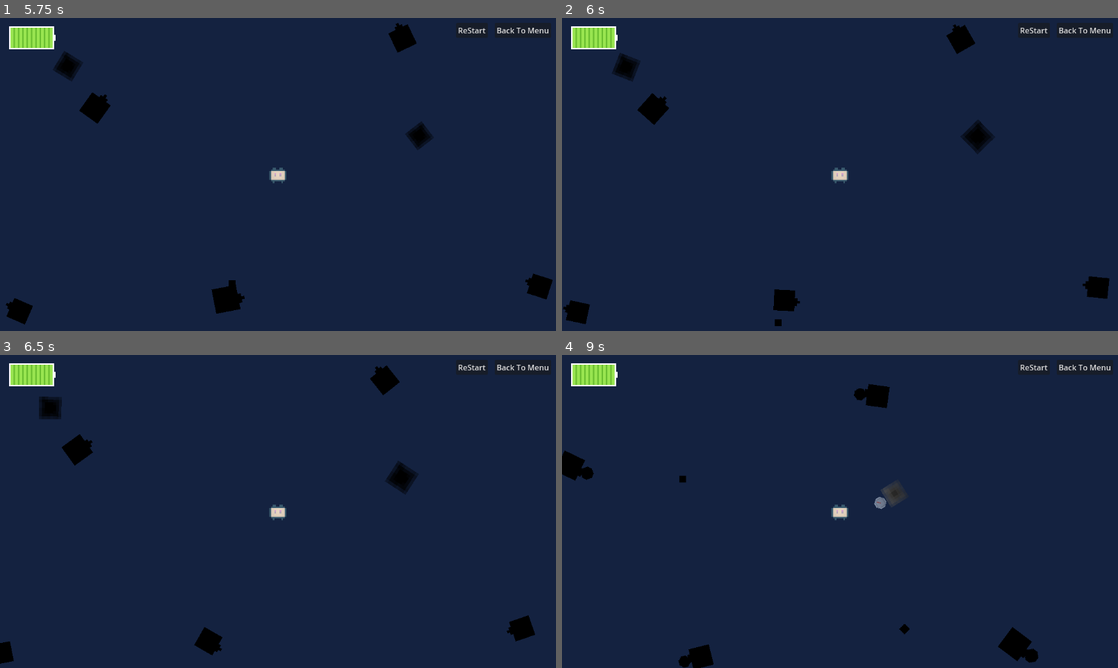
Above: before the commit, frames 1-4 (two rows, left to right).
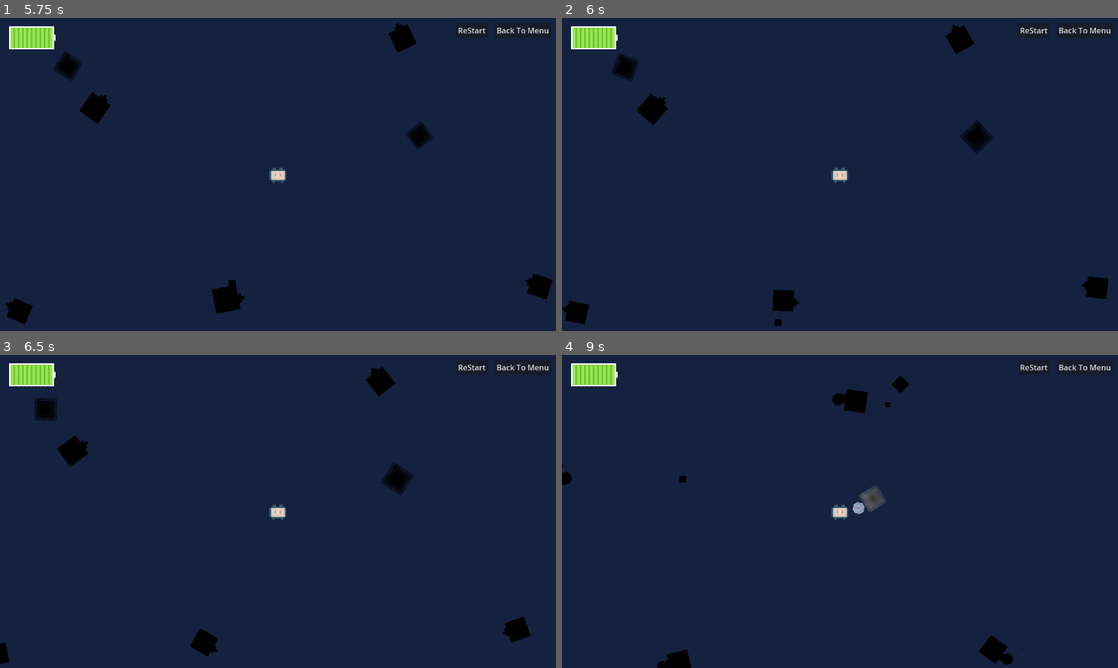
Above: after the commit, the same moments.

Repository: icysamon/LightYearsTraveler
Game: Godot game, scene res://scene/main/menu.tscn
Two runs of this game, one before a commit and one after it. Both use one fixed random seed, a clock stepped at 60 frames per second and the inputs below.
Inputs (mouse positions are in pixels of both pictures, inside the frame that each line leads up to):
- Up to frame 1 (5.75 s): click "Start" at 0.5 s; click "ReStart" at 1.25 s; click "ReStart" at 2 s; click "ReStart" at 2.75 s; click "Back To Menu" at 3.5 s; click "Start" at 4.25 s; move the mouse to (227, 299) at 5.02 s; hold Right mouse button (attack) from 5.03 s (still down)
- Up to frame 2 (6 s): move the mouse to (979, 136) at 5.77 s; release Right mouse button (attack) at 5.78 s; click (979, 136) at 5.85 s
- Up to frame 3 (6.5 s): no input
- Up to frame 4 (9 s): move the mouse to (945, 380) at 6.52 s; hold Up (zoom in) 6.53-7.28 s; move the mouse to (812, 574) at 7.27 s; tap Down (zoom out) at 7.35 s; move the mouse to (595, 461) at 8.02 s; hold Right mouse button (attack) 8.03-8.78 s; move the mouse to (1023, 646) at 8.77 s; click (1023, 646) at 8.85 s

Frame 1 is identical in both runs. In frame 2, 0.2% of the frame differs, in the area x 0-99%, y 2-98%; in frame 3, 1.0%; in frame 4, 2.7%, in the area x 0-86%, y 6-100%.

Commit message:
design: game balance

Diff:
--- a/scene/child/bullet.tscn
+++ b/scene/child/bullet.tscn
@@ -9,6 +9,7 @@
 
 [node name="Bullet" type="Sprite2D"]
 texture_filter = 1
+scale = Vector2(0.5, 0.5)
 texture = ExtResource("1_qaj71")
 script = ExtResource("2_bnvxm")
 
--- a/scene/child/enemy.tscn
+++ b/scene/child/enemy.tscn
@@ -8,7 +8,7 @@
 size = Vector2(14, 14)
 
 [node name="Sprite2D" type="Sprite2D"]
-scale = Vector2(3, 3)
+scale = Vector2(5, 5)
 texture = ExtResource("1_cixi3")
 script = ExtResource("2_010hi")
 
@@ -22,5 +22,9 @@
 wait_time = 2.0
 autostart = true
 
+[node name="TimerClean" type="Timer" parent="."]
+wait_time = 20.0
+
 [connection signal="area_entered" from="Area2D" to="." method="_on_area_2d_area_entered"]
 [connection signal="timeout" from="Timer" to="." method="_on_timer_timeout"]
+[connection signal="timeout" from="TimerClean" to="." method="_on_timer_clean_timeout"]
--- a/scene/child/player.tscn
+++ b/scene/child/player.tscn
@@ -41,7 +41,7 @@
 texture_scale = 0.5
 
 [node name="Timer" type="Timer" parent="."]
-wait_time = 3.0
+wait_time = 2.0
 autostart = true
 
 [connection signal="timeout" from="Timer" to="." method="_on_timer_timeout"]
--- a/scene/main/ui.tscn
+++ b/scene/main/ui.tscn
@@ -85,7 +85,7 @@
 sfx = NodePath("../../../../../../SFX")
 
 [node name="Timer" type="Timer" parent="."]
-wait_time = 15.0
+wait_time = 10.0
 autostart = true
 
 [node name="SFX" type="AudioStreamPlayer" parent="."]
--- a/scripts/bullet/bullet.gd
+++ b/scripts/bullet/bullet.gd
@@ -2,7 +2,7 @@
 
 var target_position : Vector2 = Vector2.ZERO
 var dir : Vector2 = Vector2.ZERO
-const speed : int = 60
+const speed : int = 30
 
 
 func _ready():
--- a/scripts/enemy.gd
+++ b/scripts/enemy.gd
@@ -27,3 +27,8 @@
 	if area.area_type == "bullet_player":
 		queue_free()
 	pass # Replace with function body.
+
+
+func _on_timer_clean_timeout():
+	queue_free()
+	pass # Replace with function body.
--- a/scripts/player.gd
+++ b/scripts/player.gd
@@ -6,7 +6,7 @@
 
 var stamina : int = 11
 var area_name = "player"
-var speed : int = 120
+var speed : int = 150
 
 var flag_game_over : bool = false
 
@@ -37,7 +37,7 @@
 
 func _on_timer_timeout():
 	var enemy = ENEMY.instantiate()
-	var dir = Vector2.ONE * 500
+	var dir = Vector2.ONE * 700
 	var random_array: Array[int] = [1, -1]
 	enemy.position = position + Vector2(
 		dir.x * random_array.pick_random(), dir.y * random_array.pick_random())
